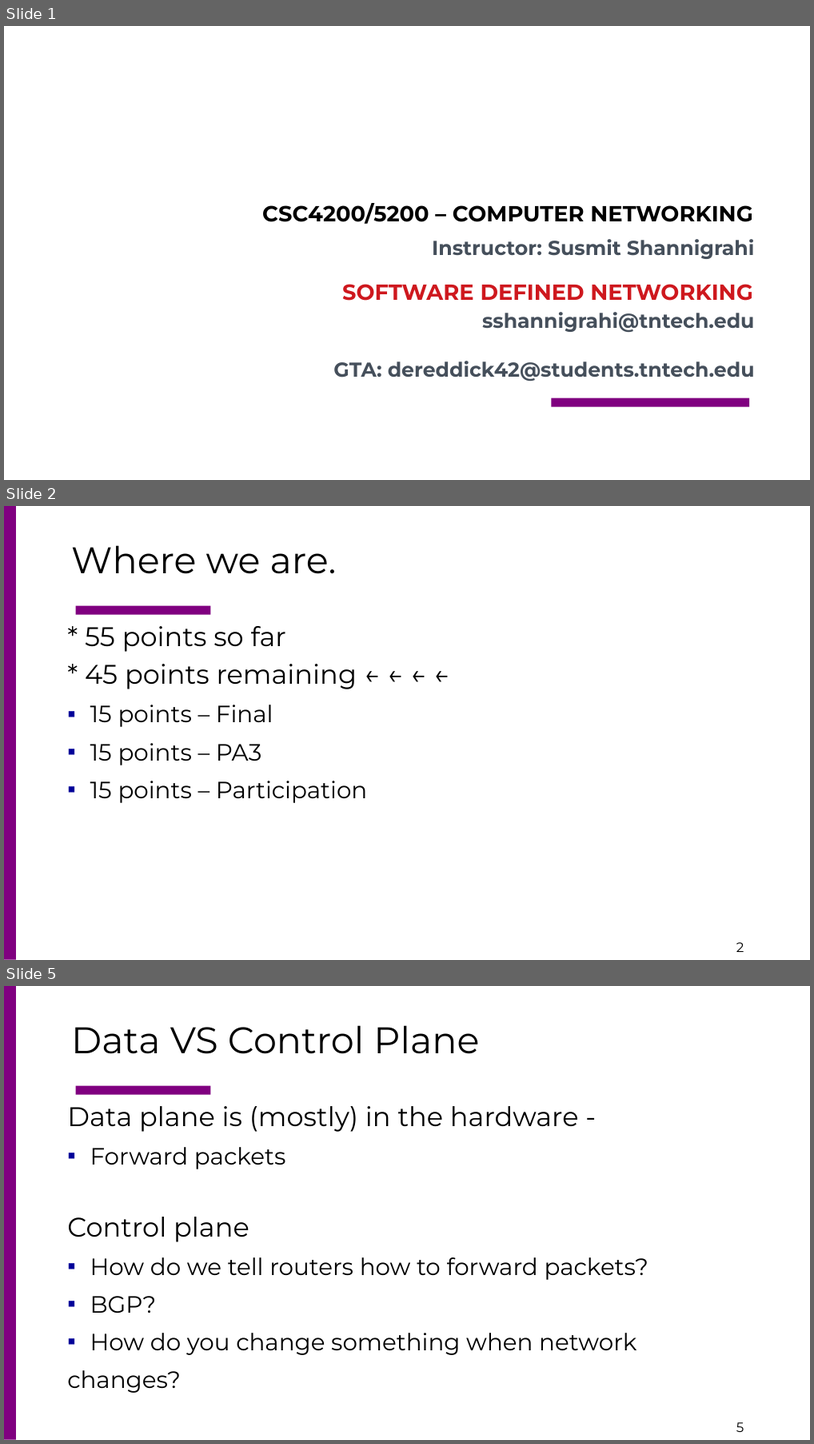
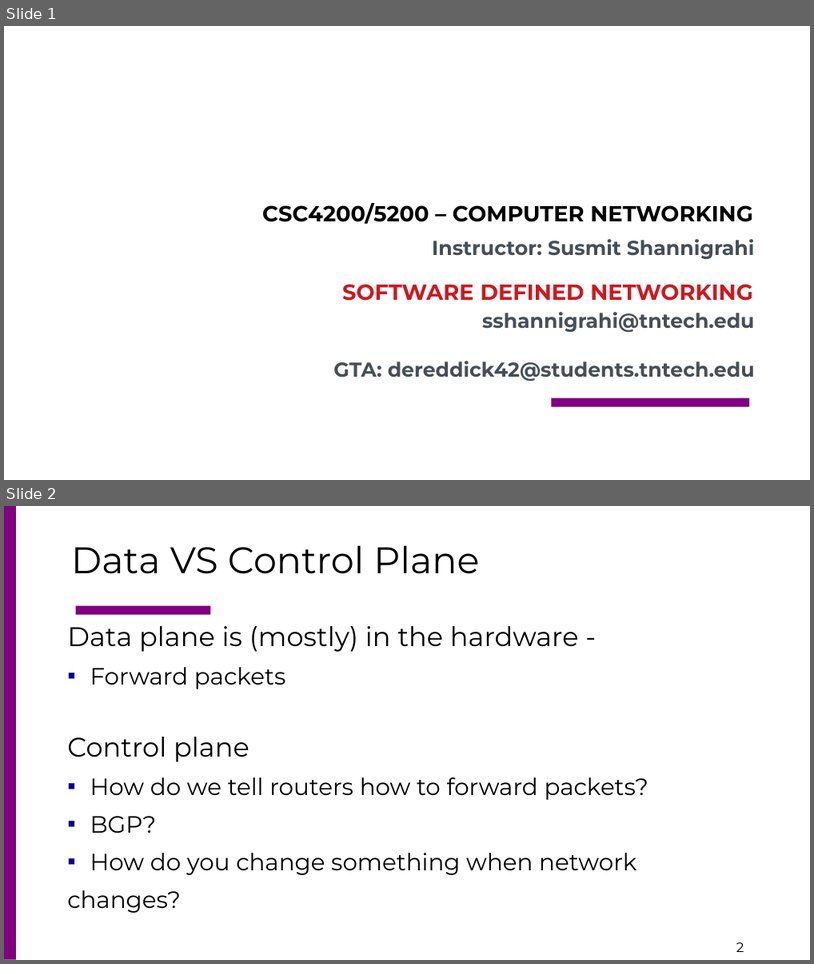
Before and after one commit to csc4200/csc4200.github.io, a slide deck: docs/lectures_source/class_slides-29.odp. Shown one above the other, each under a label of ours: slides 1, 2 and 5 before the commit, slides 1 and 2 after it; the slides between them are not shown. The pictures are 814x1444 and 814x964 pixels, drawn with LibreOffice and Linux fonts; fonts in the diff are those of the drawing; background and template pictures are left out. Boxes give left, top, right and bottom in pixels: in the first picture for what was removed or moved away, otherwise in the second. Text is boxed around its words. In the diff, an @@ line names an element or a change of style, - is before the commit and + after.

```diff
--- a/docs/lectures_source/class_slides-29.odp
+++ b/docs/lectures_source/class_slides-29.odp
@@ slide 2 removed at (x1=4, y1=506, x2=810, y2=960), background #FFFFFF; not listed: 3 template elements that a slide beside it also shows @@
@@ title removed at (x1=71, y1=545, x2=337, y2=574) @@
-Where we are.
@@ text removed at (x1=85, y1=626, x2=367, y2=803) @@
-* 55 points so far
-* 45 points remaining ← ← ← ←
-  ▪ 15 points – Final
-  ▪ 15 points – PA3
-  ▪ 15 points – Participation
@@ what was slide 5 is now slide 2 @@
@@ page number at (x1=737, y1=942, x2=745, y2=952): text changed @@
-5
+2
```
Also in this commit, not shown: 2 other slides removed, 4 other files.
